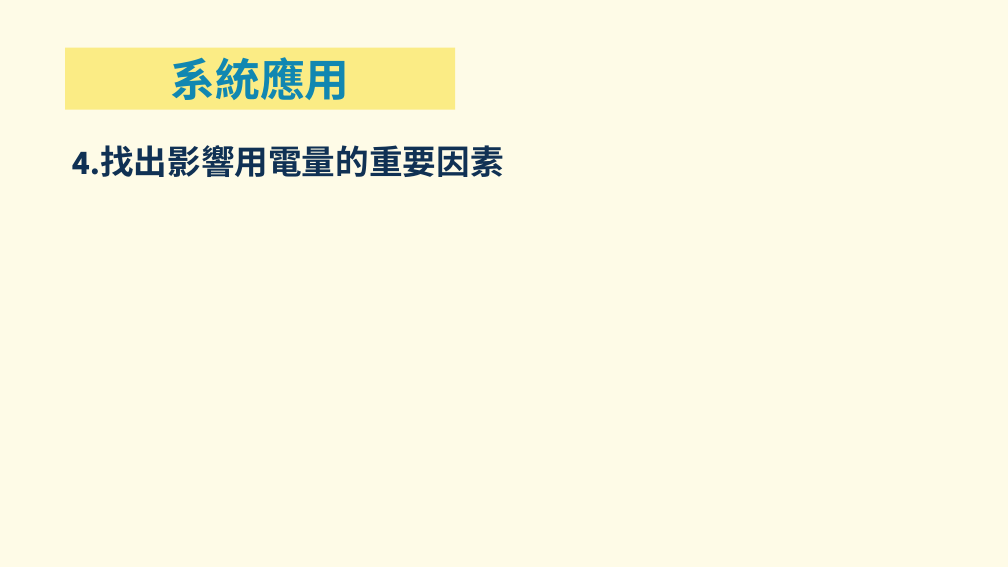
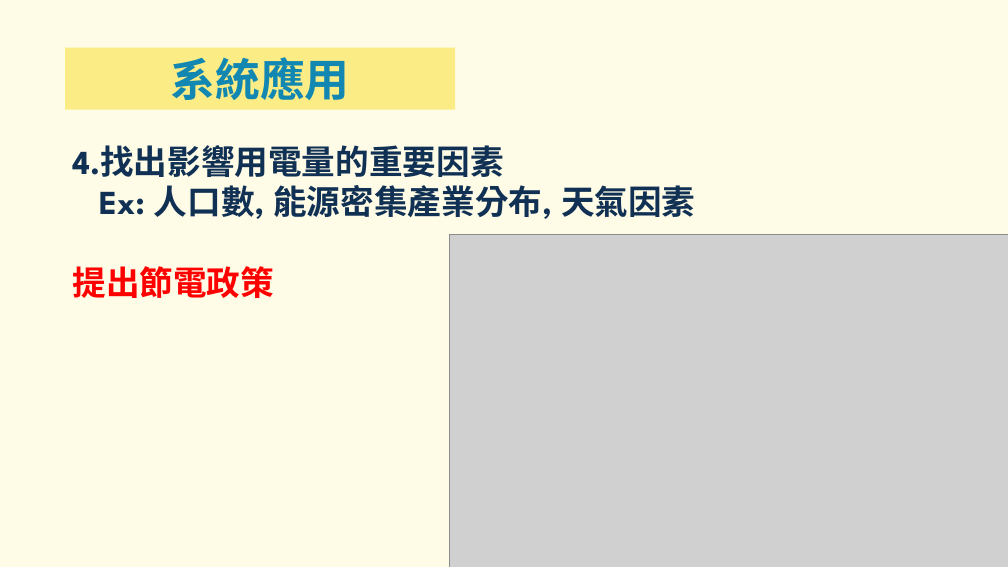
Before and after one commit to matui/smart-energy, a slide deck: slide 9 of slide.pptx. Drawn at 1008x567 pixels with LibreOffice and Linux fonts; fonts in the diff are those of the drawing; grey boxes stand for pictures. Boxes give left, top, right and bottom in pixels: in the first picture for what was removed or moved away, otherwise in the second. Text is boxed around its words. In the diff, an @@ line names an element or a change of style, - is before the commit and + after.

```diff
--- a/slide.pptx
+++ b/slide.pptx
@@ text at <box>72,185,695,298</box>: paragraphs added @@
+Ex: 人口數, 能源密集產業分布, 天氣因素
+提出節電政策
@@ picture added at <box>450,234,1008,567</box> @@
```
Also in this commit, not shown: 3 other slides changed.
